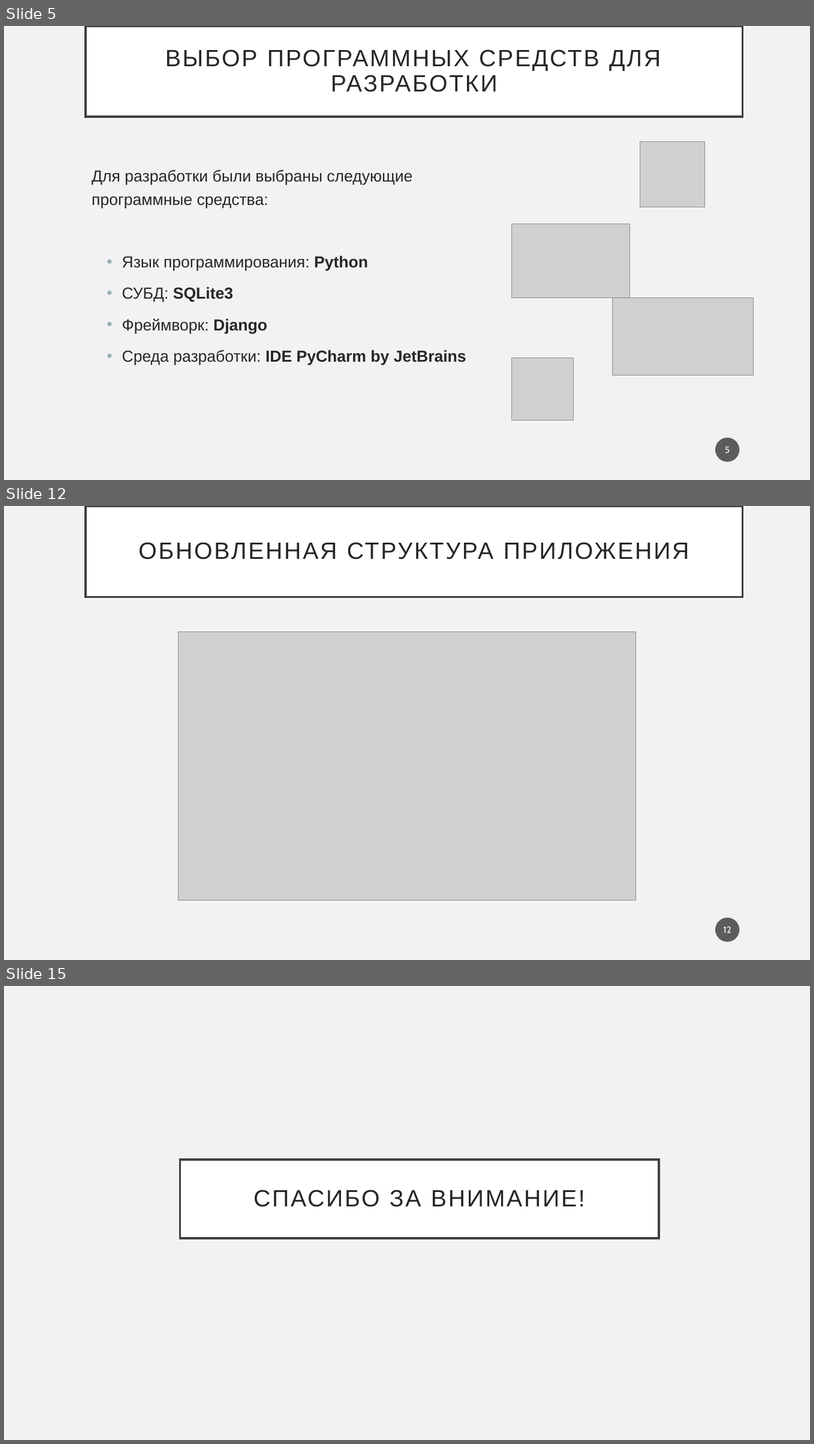
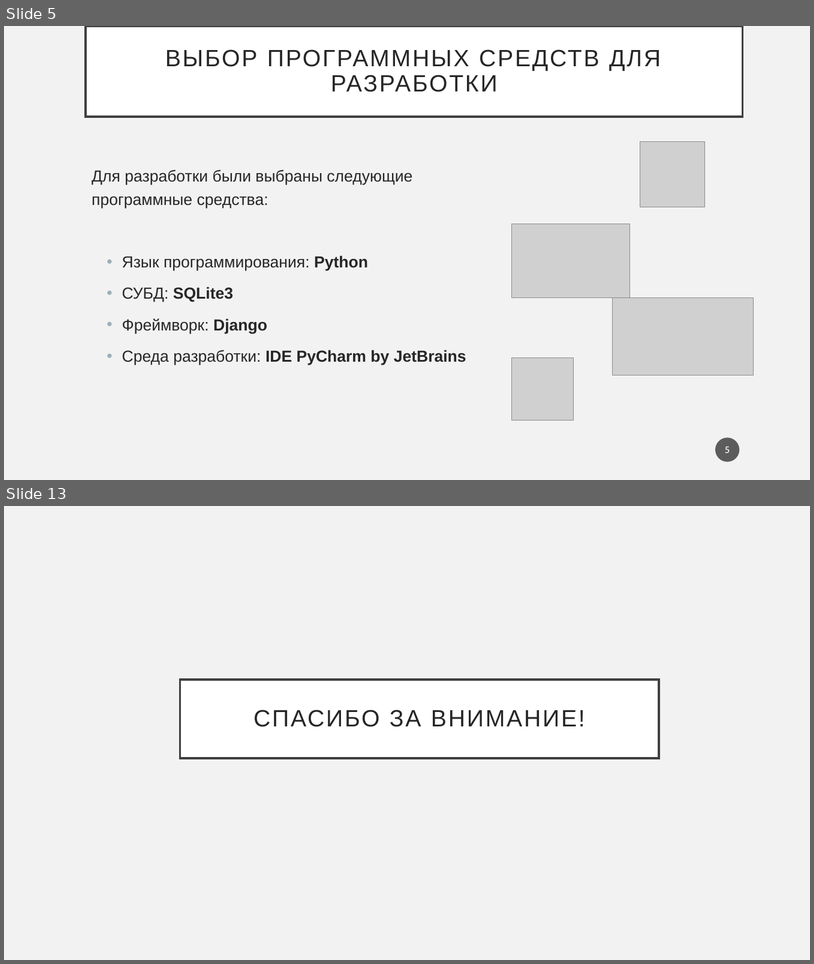
Before and after one commit to PolMarzia/diplom, a slide deck: Prez.pptx. Shown one above the other, each under a label of ours: slides 5, 12 and 15 before the commit, slides 5 and 13 after it; the slides between them are not shown. The pictures are 814x1444 and 814x964 pixels, drawn with LibreOffice and Linux fonts; fonts in the diff are those of the drawing; grey boxes stand for pictures. Boxes give left, top, right and bottom in pixels: in the first picture for what was removed or moved away, otherwise in the second. Text is boxed around its words. In the diff, an @@ line names an element or a change of style, - is before the commit and + after.

```diff
--- a/Prez.pptx
+++ b/Prez.pptx
@@ slide 12 removed at (4, 506, 810, 960), background #F2F2F2 @@
@@ title removed at (86, 507, 743, 597) @@
-ОБНОВЛЕННАЯ СТРУКТУРА ПРИЛОЖЕНИЯ
@@ picture removed at (179, 632, 636, 900) @@
@@ page number removed at (716, 918, 740, 942) @@
-12
@@ what was slide 15 is now slide 13 @@
```
Also in this commit, not shown: 10 slides changed, 1 other slide removed, 7 other files.
